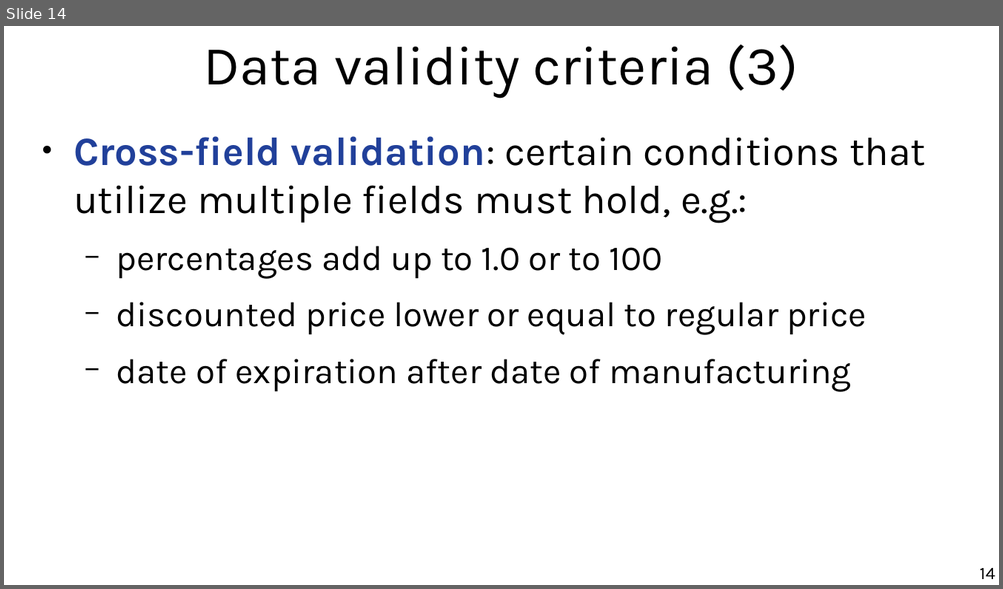
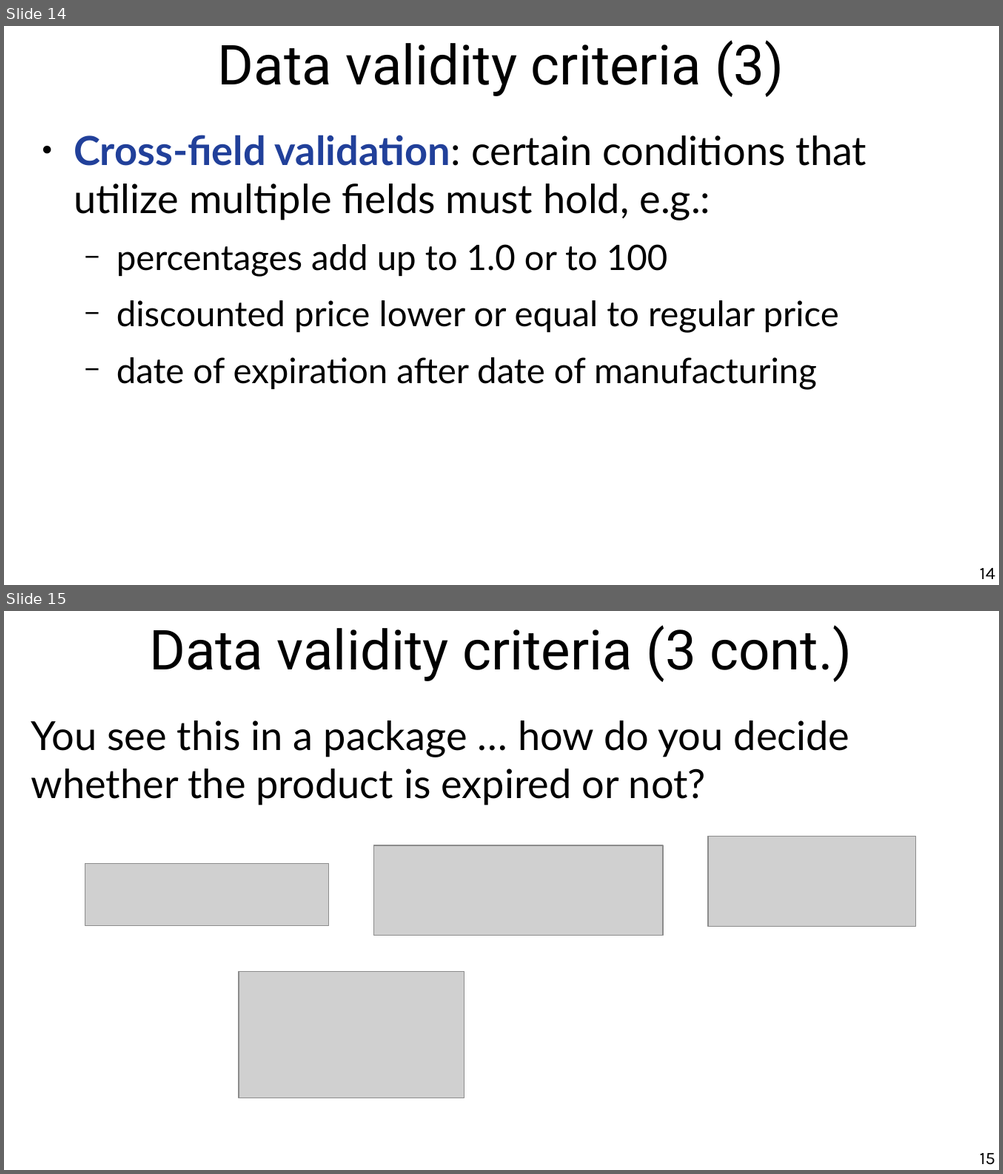
Before and after one commit to marco-calautti/data-mining-course, a slide deck: theory/odp/tt04_integration_cleaning.odp. Shown one above the other, each under a label of ours: slide 14 before the commit, slides 14 and 15 after it. The pictures are 1003x589 and 1003x1174 pixels, drawn with LibreOffice and Linux fonts; fonts in the diff are those of the drawing; grey boxes stand for pictures. Boxes give left, top, right and bottom in pixels: in the first picture for what was removed or moved away, otherwise in the second. Text is boxed around its words. In the diff, an @@ line names an element or a change of style, - is before the commit and + after.

```diff
--- a/theory/odp/tt04_integration_cleaning.odp
+++ b/theory/odp/tt04_integration_cleaning.odp
@@ slide 15 added at [4, 611, 999, 1170], background #FFFFFF @@
@@ title added at [149, 625, 851, 682], 44 pt, text #000000 @@
+Data validity criteria (3 cont.)
@@ text added at [31, 721, 850, 806], 32 pt, text #000000 @@
+You see this in a package … how do you decide whether the product is expired or not?
@@ picture added at [374, 846, 663, 936] @@
@@ picture added at [708, 837, 916, 927] @@
@@ picture added at [85, 863, 329, 926] @@
@@ picture added at [239, 972, 464, 1099] @@
@@ page number added at [979, 1153, 995, 1165], 14 pt, text #000000 @@
+15
@@ slide 14 changed as well @@
@@ title "Data validity criteria (3)" at [218, 40, 783, 97]: font Karla to Roboto @@
@@ text "Cross-field validation: certain conditions that ..." at [74, 135, 867, 390]: font Karla to Lato @@
```
Also in this commit, not shown: 25 other slides changed, 1 slide removed, 10 other files.
